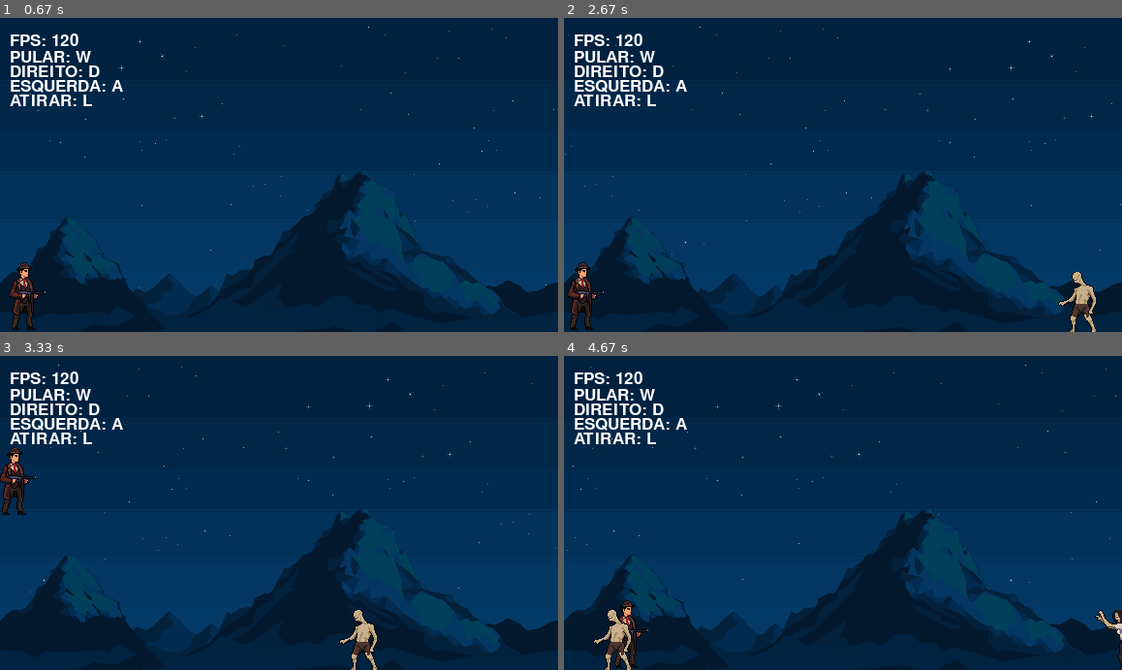
Above: before the commit, frames 1-4 (two rows, left to right).
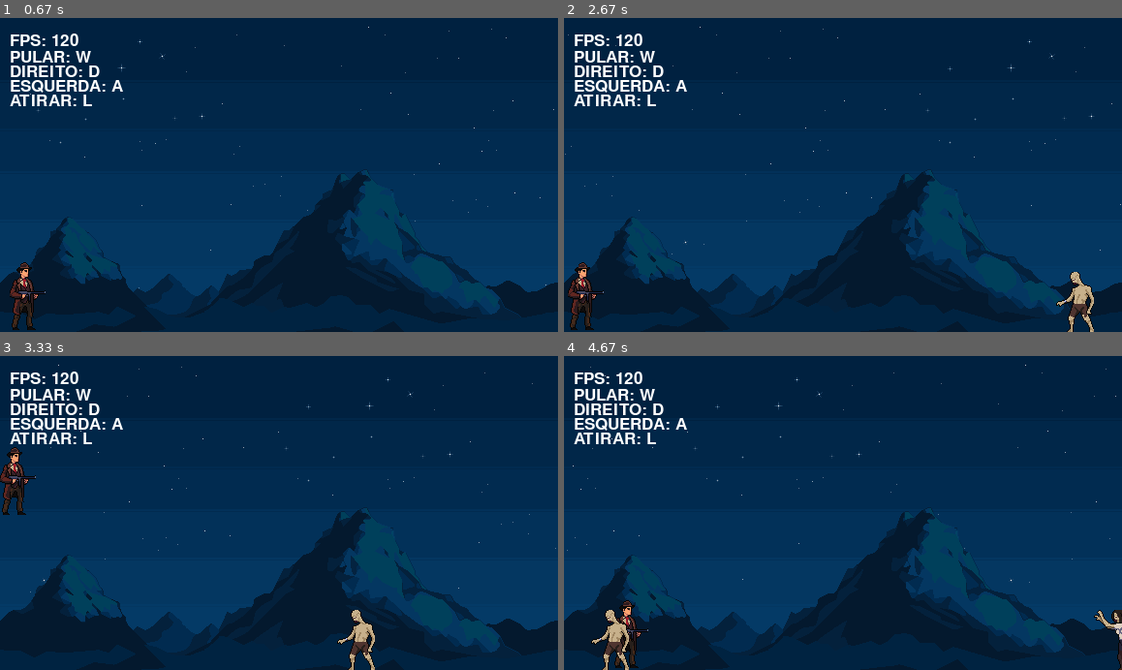
Above: after the commit, the same moments.

Repository: EduardoViniciusJ/pygames
Game: pygame game, started from main.py
The game is run twice, just before and just after one commit, with the same random seed, the same clock (stepped at 60 frames per second) and the same inputs.
Inputs:
- Up to frame 1 (0.67 s): tap Enter at 0.33 s
- Up to frame 2 (2.67 s): hold L 0.67-1.13 s; hold W 0.67-1.13 s; hold D 1.67-2.13 s; hold A from 2.17 s (still down)
- Up to frame 3 (3.33 s): release A at 2.7 s; hold A 2.73-3.13 s; hold W from 3.17 s (still down)
- Up to frame 4 (4.67 s): release W at 3.53 s; hold D 3.57-4.2 s; hold A from 4.23 s (still down)

Frame 1 is identical in both runs. In frame 2, 0.5% of the frame differs, in the area x 88-96%, y 80-100%; in frame 3, 0.5%; in frame 4, 0.6%, in the area x 4-100%, y 80-100%.

Commit message:
shot player

Diff:
--- a/code/Const.py
+++ b/code/Const.py
@@ -58,5 +58,10 @@
     'm1': 1000,
     'm2': 1000,
     'm3': 1000,
+    'shot': 1,
+}
 
+# SPEED SHOT
+ENTITY_SHOT = {
+    'shot': 10
 }
--- a/code/EntityMediator.py
+++ b/code/EntityMediator.py
@@ -1,5 +1,7 @@
+from code.Const import W_WIDTH
 from code.Enemy import Enemy
 from code.Entity import Entity
+from code.PlayerShot import PlayerShot
 
 
 class EntityMediator:
@@ -8,6 +10,9 @@
     def verify_collision_window(ent: Entity):
         if isinstance(ent, Enemy):
             if ent.rect.right < 0:
+                ent.health = 0
+        if isinstance(ent, PlayerShot):
+            if ent.rect.left >= W_WIDTH:
                 ent.health = 0
 
     @staticmethod
--- a/code/Level.py
+++ b/code/Level.py
@@ -1,6 +1,4 @@
 import random
-from tkinter.constants import SEL_FIRST
-
 import pygame
 from pygame import Surface
 from pygame.font import Font
@@ -10,6 +8,7 @@
 from code.Entity import Entity
 from code.EntityFactory import EntityFactory
 from code.EntityMediator import EntityMediator
+from code.Player import Player
 
 
 class Level:
@@ -23,22 +22,30 @@
 
         pygame.time.set_timer(EVENT_ENEMY, 2000)
 
-
     def run(self):
-        clock= pygame.time.Clock()
+        clock = pygame.time.Clock()
         while True:
             clock.tick(120)
-            for ent in self.entity_list:
-                self.screen.blit(source=ent.surf, dest=ent.rect)
-                ent.move()
+            self.screen.fill((0, 0, 0))
+
             for event in pygame.event.get():
                 if event.type == pygame.QUIT:
                     pygame.quit()
                     quit()
+
                 if event.type == EVENT_ENEMY:
                     choice = random.choice(('z0', 'z1'))
                     self.entity_list.append(EntityFactory.get_entity(choice))
 
+                for ent in self.entity_list:
+                    if isinstance(ent, Player):
+                        shoot = ent.shoot(event)
+                        if shoot is not None:
+                            self.entity_list.append(shoot)
+
+            for ent in self.entity_list:
+                self.screen.blit(source=ent.surf, dest=ent.rect)
+                ent.move()
 
             self.level_text(text_size=25, text=f'FPS: {clock.get_fps() :.0f}', text_color=C_WHITE, text_position=(10, W_HEIGHT / 22))
             self.level_text(text_size=25, text='PULAR: W', text_color=C_WHITE, text_position=(10, W_HEIGHT / 15 + 10))
@@ -46,7 +53,6 @@
             self.level_text(text_size=25, text='ESQUERDA: A', text_color=C_WHITE, text_position=(10, W_HEIGHT / 15 + 40))
             self.level_text(text_size=25, text='ATIRAR: L', text_color=C_WHITE, text_position=(10, W_HEIGHT / 15 + 55))
             pygame.display.flip()
-
 
             EntityMediator.verify_collision(entity_list=self.entity_list)
             EntityMediator.verify_health(entity_list=self.entity_list)
--- a/code/Player.py
+++ b/code/Player.py
@@ -1,8 +1,10 @@
 import pygame
 import pygame.math
 
-from code.Const import W_WIDTH
+from code.Const import W_WIDTH, ENTITY_SHOT
 from code.Entity import Entity
+from code.PlayerShot import PlayerShot
+
 
 class Player(Entity):
     def __init__(self, name: str, position: tuple):
@@ -13,17 +15,20 @@
         self.vel_y = 0
         self.is_jumping = False
         self.ground_y = position[1]
+        self.shots_fired = 0
+        self.last_reload_time = 0
+        self.reload_delay = 1000
 
     def move(self):
         keys = pygame.key.get_pressed()
 
-        #AD
+        # A e D
         if keys[pygame.K_a]:
             self.rect.x -= self.speed
         if keys[pygame.K_d]:
             self.rect.x += self.speed
 
-        #Jump
+        # Jump W
         if keys[pygame.K_w] and not self.is_jumping:
             self.is_jumping = True
             self.vel_y = self.jump_speed
@@ -35,9 +40,29 @@
                 self.is_jumping = False
                 self.vel_y = 0
 
-
-    #Impede que o jogador saia da tela
+        # Limite para não sair da tela
         if self.rect.left < 0:
             self.rect.left = 0
         if self.rect.right > W_WIDTH:
             self.rect.right = W_WIDTH
+
+    def shoot(self, event):
+        timer = pygame.time.get_ticks()
+
+        # Se já atirou 15 vezes, precisa esperar recarregar
+        if self.shots_fired >= 15:
+            if timer - self.last_reload_time >= self.reload_delay:
+                self.shots_fired = 0
+            else:
+                # Ainda recarregando, não atira
+                return None
+
+        if event.type == pygame.KEYDOWN and event.key == pygame.K_l:
+            self.shots_fired += 1  #  contador de tiros
+
+            if self.shots_fired == 15:
+                self.last_reload_time = timer
+
+            return PlayerShot('shot', position=(self.rect.centerx, self.rect.centery))
+
+        return None
--- /dev/null
+++ b/code/PlayerShot.py
@@ -0,0 +1,10 @@
+from code.Const import ENTITY_SHOT
+from code.Entity import Entity
+
+
+class PlayerShot(Entity):
+    def __init__(self, name: str, position: tuple):
+        super().__init__(name, position)
+
+    def move(self):
+        self.rect.centerx += ENTITY_SHOT[self.name]
Binary file added: assets/shot.png
